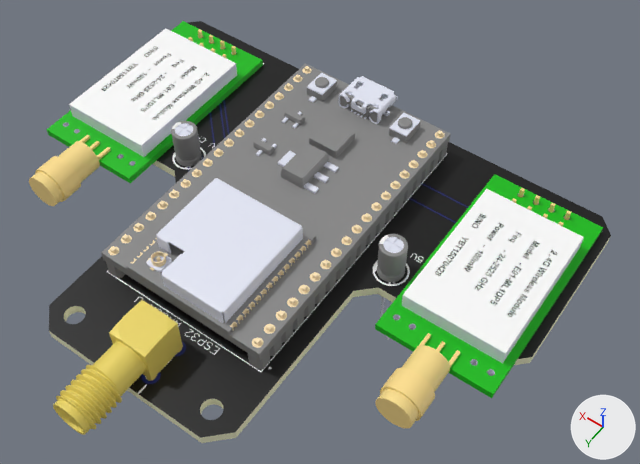
Two versions of the glTF model bluetooth-jammer.glb, one commit apart.
Camera for both pictures: a 50 mm camera at (-107.9, 47.0, 105.3) aimed at (-60.0, -20.0, 0.0). Arrows for +X, +Y and +Z are at lower right; the lights stay in place. Where no turn or scale is listed for an object, it has been applied to the vertices.

Names of what the first picture shows: 'Node10', 'Node11', 'Node12', 'Node13', 'Node14', 'Node15', 'Node16', 'Node17', 'Node6', 'Node7', 'Node8', 'Node9'.
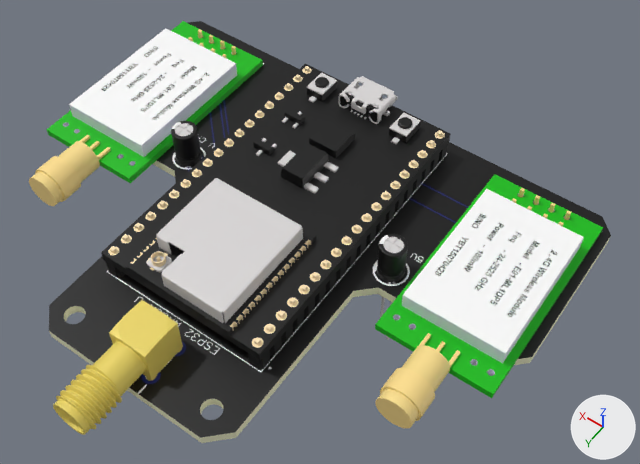
Where the change shows, as pixel boxes [x1, y1, x2, y2] in the pictures (640 x 464 px):
```json
{"object": "Node9", "change": "recoloured", "before": [101, 64, 451, 370], "after": [101, 64, 451, 370], "on screen": "grey to black"}
{"object": "Node8", "change": "recoloured", "before": [146, 73, 420, 340], "after": [146, 73, 420, 340]}
```

Edits to the scene script, one JSON object a line:
```json
{"op": "set", "path": "mat_ffeed0ca.base_color", "old": "(0.792, 0.816, 0.933)", "new": "(0.71, 0.689, 0.689)", "note": "white #e6e9f7 -> light grey #dbd8d8"}
{"op": "set", "path": "mat_ff3f3f3f.base_color", "old": "(0.247, 0.247, 0.247)", "new": "(0.0, 0.0, 0.0)", "note": "grey #888888 -> black #000000"}
```
